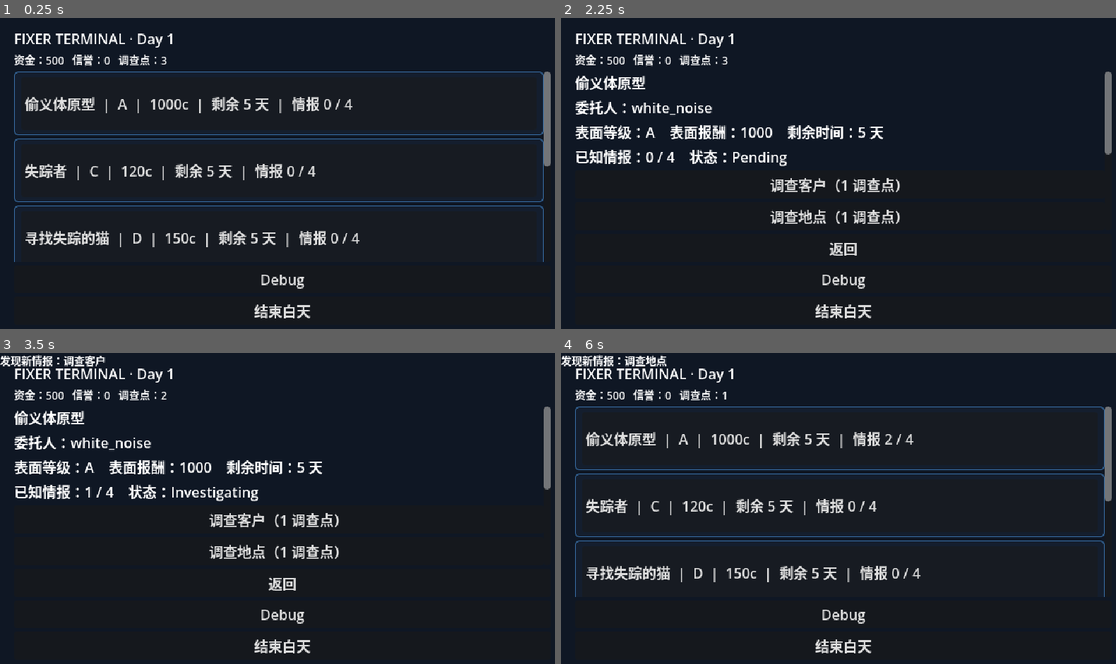
Above: before the commit, frames 1-4 (two rows, left to right).
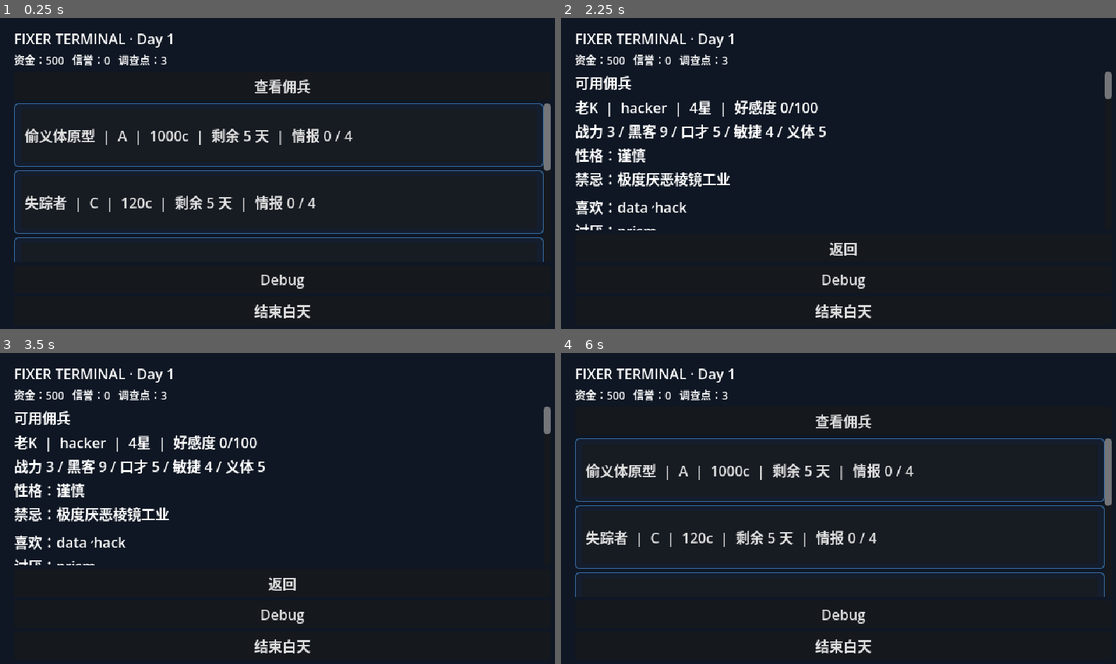
Above: after the commit, the same moments.

Repository: Akikun518/gamedemo
Game: Godot game, scene res://scenes/main.tscn
Two runs of this game, one before a commit and one after it. Both use one fixed random seed, a clock stepped at 60 frames per second and the inputs below.
Inputs (mouse positions are in pixels of both pictures, inside the frame that each line leads up to):
- Up to frame 1 (0.25 s): no input
- Up to frame 2 (2.25 s): click "偷义体原型 | A | 1000c | 剩余 5 天 | …" at 0.5 s; click "返回" at 1.25 s; click (844, 86) at 2 s, where only the run after the commit has a clickable "查看佣兵"
- Up to frame 3 (3.5 s): click (277, 520) at 2.75 s, where only the run before the commit has a clickable "调查客户（1 调查点）"
- Up to frame 4 (6 s): click (838, 552) at 3.5 s, where only the run before the commit has a clickable "调查地点（1 调查点）"; click "Debug" at 4.25 s; click "Debug: ON" at 5 s; click (838, 583) at 5.75 s, where only the run before the commit has a clickable "询问佣兵（1 调查点）"

The runs differ from the first frame. In frame 1, 7.1% of the frame differs, in the area x 2-100%, y 17-74%; in frame 2, 6.0%; in frame 3, 6.6%; in frame 4, 7.5%, in the area x 0-100%, y 0-74%.

Commit message:
feat: add mercenary roster viewer

Diff:
--- a/scenes/morning/morning_panel.tscn
+++ b/scenes/morning/morning_panel.tscn
@@ -25,6 +25,10 @@
 theme_override_font_sizes/font_size = 12
 text = "资金：0   信誉：0   调查点：3"
 
+[node name="RosterButton" type="Button" parent="."]
+layout_mode = 2
+text = "查看佣兵"
+
 [node name="ContentScroll" type="ScrollContainer" parent="."]
 custom_minimum_size = Vector2(0, 120)
 layout_mode = 2
@@ -47,5 +51,6 @@
 text = "结束白天"
 
 [connection signal="pressed" from="BackButton" to="." method="_on_back_button_pressed"]
+[connection signal="pressed" from="RosterButton" to="." method="_on_roster_button_pressed"]
 [connection signal="pressed" from="DebugButton" to="." method="_on_debug_button_pressed"]
 [connection signal="pressed" from="EndMorningButton" to="." method="_on_end_morning_button_pressed"]
--- a/scripts/morning/morning_panel.gd
+++ b/scripts/morning/morning_panel.gd
@@ -8,12 +8,14 @@
 const MODE_ASSESS := "assess"
 const MODE_NEGOTIATE := "negotiate"
 const MODE_MERCENARY := "mercenary"
+const MODE_ROSTER := "roster"
 const CONTRACT_CARD := preload("res://scenes/morning/contract_card.tscn")
 
 var _mode := MODE_BOARD
 
 @onready var title_label: Label = $Title
 @onready var stats_label: Label = $StatsLabel
+@onready var roster_button: Button = $RosterButton
 @onready var content: VBoxContainer = $ContentScroll/Content
 @onready var back_button: Button = $BackButton
 @onready var debug_button: Button = $DebugButton
@@ -30,6 +32,7 @@
 	title_label.text = "FIXER TERMINAL · Day %d" % GameState.current_day
 	stats_label.text = "资金：%d   信誉：%d   调查点：%d" % [GameState.money, GameState.reputation, GameState.investigation_points]
 	back_button.visible = _mode != MODE_BOARD
+	roster_button.visible = _mode == MODE_BOARD
 	debug_button.text = "Debug: ON" if GameState.debug_mode else "Debug"
 	for child in content.get_children():
 		child.queue_free()
@@ -45,6 +48,8 @@
 			_render_negotiate()
 		MODE_MERCENARY:
 			_render_mercenary()
+		MODE_ROSTER:
+			_render_roster()
 
 func _render_board() -> void:
 	var contracts := GameState.pending_contracts()
@@ -58,6 +63,31 @@
 			card.pressed.connect(func(id: String) -> void: _open_contract(id))
 	if GameState.debug_mode:
 		_render_debug_menu()
+
+func _render_roster() -> void:
+	_add_label("可用佣兵")
+	for mercenary in GameState.available_mercenaries():
+		var stats := mercenary.stats
+		var line := "%s  |  %s  |  %d星  |  好感度 %d/100\n战力 %d / 黑客 %d / 口才 %d / 敏捷 %d / 义体 %d" % [
+			mercenary.display_name,
+			mercenary.role,
+			mercenary.star,
+			mercenary.affection,
+			int(stats.get("combat", 0)),
+			int(stats.get("hacking", 0)),
+			int(stats.get("persuasion", 0)),
+			int(stats.get("agility", 0)),
+			int(stats.get("cyberware", 0)),
+		]
+		if not mercenary.personality.is_empty():
+			line += "\n性格：%s" % mercenary.personality
+		if not mercenary.taboo.is_empty():
+			line += "\n禁忌：%s" % mercenary.taboo
+		if not mercenary.likes.is_empty():
+			line += "\n喜欢：%s" % "、".join(mercenary.likes)
+		if not mercenary.dislikes.is_empty():
+			line += "\n讨厌：%s" % "、".join(mercenary.dislikes)
+		_add_label(line)
 
 func _render_debug_menu() -> void:
 	_add_label("--- DEBUG ---")
@@ -220,8 +250,14 @@
 func _on_back_button_pressed() -> void:
 	if _mode == MODE_DETAIL:
 		_mode = MODE_BOARD
+	elif _mode == MODE_ROSTER:
+		_mode = MODE_BOARD
 	else:
 		_mode = MODE_DETAIL
+	_render()
+
+func _on_roster_button_pressed() -> void:
+	_mode = MODE_ROSTER
 	_render()
 
 func _on_debug_button_pressed() -> void:
